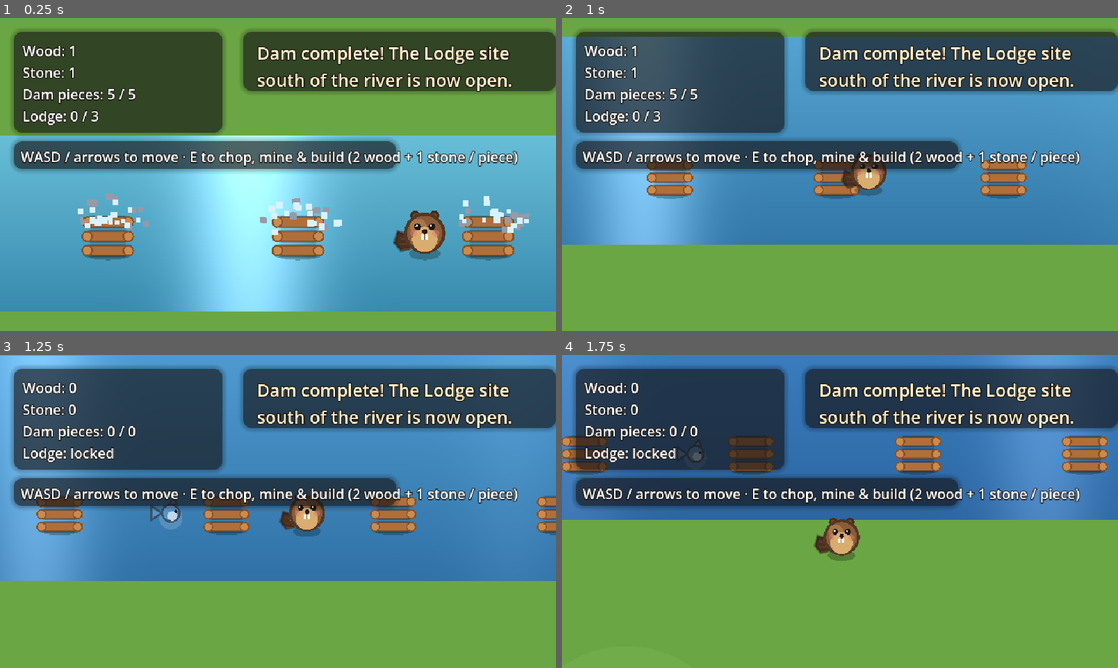
Above: before the commit, frames 1-4 (two rows, left to right).
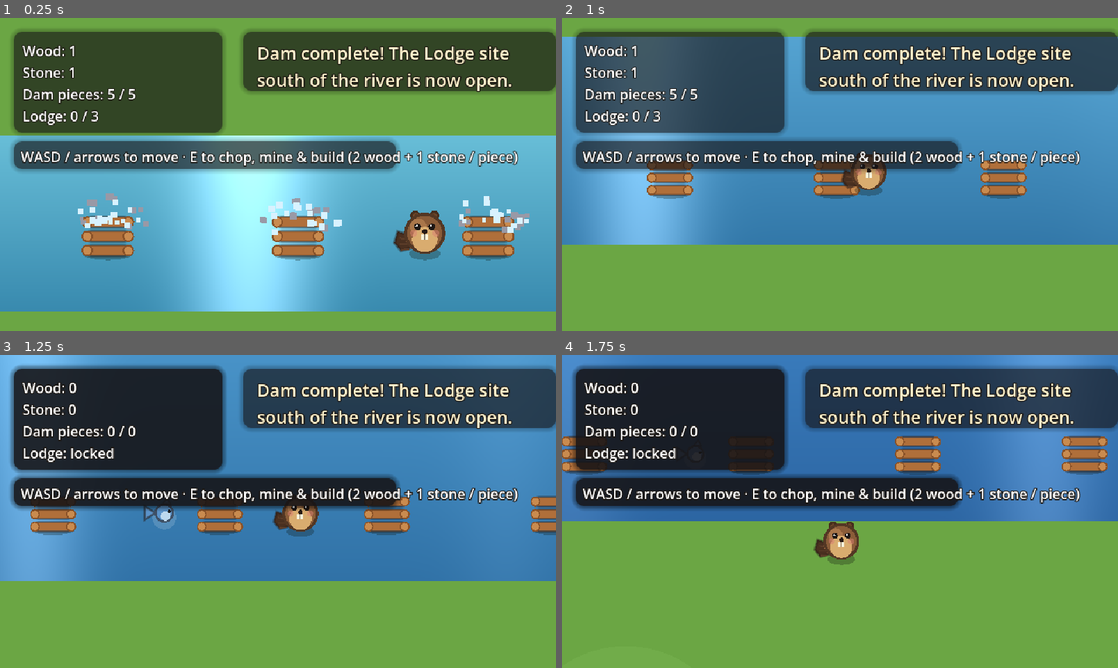
Above: after the commit, the same moments.

Repository: CrowderSoup/dam-it
Game: Godot game, scene res://tests/smoke_test.tscn
Same seed, same stepped clock (60 frames per second), same inputs: the game is played once before the commit and once after it. This scene is started directly instead of the project's main scene.
Inputs:
- Up to frame 1 (0.25 s): no input
- Up to frame 2 (1 s): tap Enter at 0.5 s; hold D (move_right) from 0.53 s (still down); hold E (interact) from 0.53 s (still down); tap Space at 0.77 s
- Up to frame 3 (1.25 s): keep holding D (move_right); keep holding E (interact)
- Up to frame 4 (1.75 s): release D (move_right) at 1.28 s; release E (interact) at 1.28 s; hold S (move_down) from 1.28 s (still down); tap E (interact) at 1.35 s; tap Space at 1.52 s

Frames 1-2 are identical in both runs. In frame 3, 20% of the frame differs, in the area x 0-100%, y 0-58%; in frame 4, 18%.

Commit message:
Add save/load: progress survives closing the game
- New SaveManager autoload persists to user://savegame.json: periodically
  (every 15s), when the dam is completed, and when the window closes
  gracefully. Main owns the actual save shape via get_save_data()/
  apply_save_data() - SaveManager only knows how to read/write the file
  and find the current scene.
- Restores wood, stone, lodge stage, which dam slots are built (and the
  resulting river/lodge-unlock state), and player position.
- R now deletes the save before resetting, so starting over is real.

Fixed a real reentrancy bug found via a live process-restart test: Main's
own load path emitted lodge_stage_changed partway through restoring state
(before dam slots were re-applied), and SaveManager listened to that same
signal to autosave - so loading a save with dam progress would
immediately overwrite it with a half-restored, mostly-default state.
Fixed by having GameState's load path stay silent until Main finishes
restoring everything, then firing every signal once via a new
announce_loaded_state(); SaveManager's immediate-save hook is now only
on dam_completed, which - unlike lodge_stage_changed or the wood/stone
signals - never fires from reset() or a load, only from real gameplay
progress.

Verified headless (import + tests/smoke_test.gd extended to cover the
save/write/reset/load round trip) and via an actual process restart:
saved mid-progress, killed the process, relaunched, confirmed the exact
state (3/5 dam pieces) was intact rather than clobbered.

Co-Authored-By: Claude Sonnet 5 <noreply@anthropic.com>
Claude-Session: https://claude.ai/code/session_019gEuy3hZMpkfR1EVvbAP8s

Diff:
--- a/project.godot
+++ b/project.godot
@@ -22,6 +22,7 @@
 InputSetup="*res://scripts/autoload/input_setup.gd"
 Sfx="*res://scripts/autoload/sfx.gd"
 Fx="*res://scripts/autoload/fx.gd"
+SaveManager="*res://scripts/autoload/save_manager.gd"
 
 [display]
 
--- a/scenes/main/main.gd
+++ b/scenes/main/main.gd
@@ -1,17 +1,23 @@
 extends Node2D
-## Wires up the "pond rises behind the finished dam" celebration and lets
-## the player restart the level at any time.
+## Wires up the "pond rises behind the finished dam" celebration, lets the
+## player restart the level at any time, and owns save/load for the level
+## (SaveManager only knows how to read/write the file - it asks us for the
+## data and hands us back whatever it finds on disk).
 
 @onready var river: ColorRect = $River
 @onready var river_water: Area2D = $RiverWater
 @onready var dam_slots: Node2D = $DamSlots
+@onready var lodge: Area2D = $Lodge
+@onready var player: CharacterBody2D = $Player
 @onready var camera: Camera2D = $Player/Camera2D
 
 func _ready() -> void:
 	GameState.dam_completed.connect(_on_dam_completed)
+	SaveManager.load_into(self)
 
 func _unhandled_input(event: InputEvent) -> void:
 	if event.is_action_pressed("restart"):
+		SaveManager.delete_save()
 		GameState.reset()
 		get_tree().reload_current_scene()
 
@@ -30,3 +36,48 @@
 	var zoom_tween := create_tween()
 	zoom_tween.tween_property(camera, "zoom", base_zoom * 1.15, 0.25)
 	zoom_tween.tween_property(camera, "zoom", base_zoom, 0.4)
+
+func get_save_data() -> Dictionary:
+	var dam_slots_built := {}
+	for slot in dam_slots.get_children():
+		dam_slots_built[slot.name] = slot.built
+	return {
+		"wood": GameState.wood,
+		"stone": GameState.stone,
+		"lodge_stage": GameState.lodge_stage,
+		"dam_slots_built": dam_slots_built,
+		"player_x": player.global_position.x,
+		"player_y": player.global_position.y,
+	}
+
+func apply_save_data(data: Dictionary) -> void:
+	GameState.load_from_save(data)
+
+	var built_count := 0
+	var slots_built: Dictionary = data.get("dam_slots_built", {})
+	for slot in dam_slots.get_children():
+		if slots_built.get(slot.name, false):
+			slot.set_built_silently(true)
+			built_count += 1
+	GameState.restore_dam_progress(built_count)
+
+	if built_count > 0 and built_count >= GameState.dam_pieces_total:
+		_apply_completed_dam_visuals()
+		lodge.restore_unlocked()
+
+	if data.has("player_x") and data.has("player_y"):
+		player.global_position = Vector2(data["player_x"], data["player_y"])
+
+	# Only now that dam slots, the lodge, and the river are all fully
+	# restored is it safe to let anything (HUD, critters, SaveManager's
+	# autosave-on-signal) react to the change - see GameState.load_from_save().
+	GameState.announce_loaded_state()
+
+## Same end state as the _on_dam_completed() tween, applied instantly since
+## this is restoring a save rather than reacting to it happening live.
+func _apply_completed_dam_visuals() -> void:
+	if is_instance_valid(river_water):
+		river_water.queue_free()
+	river.material.set_shader_parameter("shallow_color", Palette.WATER_POND)
+	river.material.set_shader_parameter("deep_color", Palette.WATER_POND_DEEP)
+	river.offset_top = 250.0
--- a/scenes/world/dam_slot.gd
+++ b/scenes/world/dam_slot.gd
@@ -33,10 +33,20 @@
 func build() -> void:
 	if built:
 		return
+	Sfx.play_build()
+	Fx.burst(global_position, Color(0.6, 0.6, 0.65), 12)
+	_place_piece()
+
+## Restores a built slot from a save file - same end state as build(), but
+## silent (no sound/particles) since nothing just happened live.
+func set_built_silently(value: bool) -> void:
+	if not value or built:
+		return
+	_place_piece()
+
+func _place_piece() -> void:
 	built = true
 	set_highlighted(false)
 	queue_redraw()
-	Sfx.play_build()
-	Fx.burst(global_position, Color(0.6, 0.6, 0.65), 12)
 	var piece := preload("res://scenes/world/dam_piece.tscn").instantiate()
 	add_child(piece)
--- a/scenes/world/lodge.gd
+++ b/scenes/world/lodge.gd
@@ -14,6 +14,11 @@
 func _on_unlocked() -> void:
 	unlocked = true
 	queue_redraw()
+
+## Restores the unlocked state from a save file - same as _on_unlocked(),
+## exposed publicly since it isn't reacting to the signal in that case.
+func restore_unlocked() -> void:
+	_on_unlocked()
 
 func _on_stage_changed(_stage: int) -> void:
 	queue_redraw()
--- a/scripts/autoload/game_state.gd
+++ b/scripts/autoload/game_state.gd
@@ -72,6 +72,32 @@
 	if lodge_stage >= LODGE_MAX_STAGE:
 		lodge_completed.emit()
 
+## Restores the plain scalar fields from a save file, silently (no signals
+## yet - Main hasn't finished restoring dam-slot/lodge scene state at this
+## point, and SaveManager autosaves on some of these signals, so emitting
+## early would save a still-half-restored scene over the real save data).
+## Call announce_loaded_state() once Main has finished restoring everything.
+func load_from_save(data: Dictionary) -> void:
+	wood = data.get("wood", 0)
+	stone = data.get("stone", 0)
+	lodge_stage = data.get("lodge_stage", 0)
+
+## Dam-slot state is scene-shaped, not GameState-shaped, so Main restores
+## that directly and reports back the resulting count here (silently, see
+## load_from_save()).
+func restore_dam_progress(built: int) -> void:
+	dam_pieces_built = built
+
+## Fires every progress signal once, reflecting whatever state is currently
+## set. Used after a full load (see load_from_save()) so every listener
+## (HUD, critters, SaveManager's autosave-on-signal) reacts to the final
+## restored state exactly once, instead of to each field as it's restored.
+func announce_loaded_state() -> void:
+	wood_changed.emit(wood)
+	stone_changed.emit(stone)
+	dam_progress_changed.emit(dam_pieces_built, dam_pieces_total)
+	lodge_stage_changed.emit(lodge_stage)
+
 ## Resets all progress (dam + Lodge) ahead of a scene reload;
 ## dam_pieces_total is rebuilt as the reloaded DamSlot instances
 ## re-register themselves.
--- /dev/null
+++ b/scripts/autoload/save_manager.gd
@@ -0,0 +1,59 @@
+extends Node
+## Persists progress to disk (user://savegame.json) so "Grow Your Pond" is
+## actually persistent across sessions, not just within one running game.
+## Autoloaded as "SaveManager".
+##
+## Saves periodically, when the dam is completed, and when the window is
+## closed gracefully. The scene that owns the save data (Main) exposes
+## get_save_data()/apply_save_data() - SaveManager itself only knows how to
+## read/write the file and find the current scene.
+##
+## dam_completed is the only GameState signal wired to an immediate save:
+## it is only ever emitted from real gameplay progression
+## (spend_resources_on_dam_piece()), never from reset() or a save-file load,
+## so it can't accidentally save a half-restored or just-reset scene over
+## good data the way lodge_stage_changed or the wood/stone signals could
+## (those fire during both loading and reset()).
+
+const SAVE_PATH := "user://savegame.json"
+const AUTOSAVE_INTERVAL := 15.0
+
+func _ready() -> void:
+	var timer := Timer.new()
+	timer.wait_time = AUTOSAVE_INTERVAL
+	timer.autostart = true
+	timer.timeout.connect(save_game)
+	add_child(timer)
+
+	get_tree().root.close_requested.connect(save_game)
+	GameState.dam_completed.connect(func(): save_game())
+
+func has_save() -> bool:
+	return FileAccess.file_exists(SAVE_PATH)
+
+func delete_save() -> void:
+	if has_save():
+		DirAccess.remove_absolute(SAVE_PATH)
+
+func save_game() -> void:
+	var main := get_tree().current_scene
+	if main == null or not main.has_method("get_save_data"):
+		return
+	var data: Dictionary = main.get_save_data()
+	var file := FileAccess.open(SAVE_PATH, FileAccess.WRITE)
+	if file:
+		file.store_string(JSON.stringify(data))
+		file.close()
+
+## Applies a save file to `main` if one exists. No-op otherwise (fresh game).
+func load_into(main: Node) -> void:
+	if not has_save():
+		return
+	var file := FileAccess.open(SAVE_PATH, FileAccess.READ)
+	if file == null:
+		return
+	var text := file.get_as_text()
+	file.close()
+	var parsed: Variant = JSON.parse_string(text)
+	if parsed is Dictionary and main.has_method("apply_save_data"):
+		main.apply_save_data(parsed)
--- a/tests/smoke_test.gd
+++ b/tests/smoke_test.gd
@@ -9,6 +9,11 @@
 ## SCRIPT ERROR: Assertion failed on the first broken behavior.
 
 func _ready() -> void:
+	# A stray real save file (from manual/live testing on this machine, or a
+	# previous run of this test) would otherwise get loaded into `main`
+	# below and silently invalidate every assertion that follows.
+	SaveManager.delete_save()
+
 	var main_scene: PackedScene = load("res://scenes/main/main.tscn")
 	var main: Node = main_scene.instantiate()
 	add_child(main)
@@ -123,9 +128,48 @@
 		assert(has_joy, "%s has no joypad event" % action_name)
 	print("OK: all actions have physical, logical, and joypad bindings")
 
+	# --- Save / load ---
+	SaveManager.delete_save()
+	assert(not SaveManager.has_save())
+
+	var saved_data: Dictionary = main.get_save_data()
+	assert(saved_data["wood"] == GameState.wood)
+	assert(saved_data["lodge_stage"] == GameState.LODGE_MAX_STAGE)
+	assert(saved_data["dam_slots_built"]["DamSlot1"] == true)
+
+	# save_game() reads get_tree().current_scene, which Godot only allows to
+	# be a direct child of root - reparent there just for this call, the
+	# same shape the real game runs in.
+	main.reparent(get_tree().root)
+	get_tree().current_scene = main
+	SaveManager.save_game()
+	get_tree().current_scene = self
+	main.reparent(self)
+	assert(SaveManager.has_save(), "save_game() should have written a save file")
+	print("OK: save_game() writes a save file for the current scene's data")
+
+	GameState.reset()
+	assert(GameState.wood == 0 and GameState.lodge_stage == 0)
+
+	var main2: Node = load("res://scenes/main/main.tscn").instantiate()
+	add_child(main2)
+	# main2's own _ready() calls SaveManager.load_into(self), so by the time
+	# add_child() returns, it should already be restored.
+	assert(GameState.wood == saved_data["wood"], "loading should restore wood")
+	assert(GameState.lodge_stage == GameState.LODGE_MAX_STAGE, "loading should restore lodge stage")
+	var restored_slot1: Area2D = main2.get_node("DamSlots/DamSlot1")
+	assert(restored_slot1.built, "loading should restore built dam slots")
+	var restored_lodge: Area2D = main2.get_node("Lodge")
+	assert(restored_lodge.unlocked, "loading should unlock the lodge if the dam was complete")
+	print("OK: a fresh scene instance auto-loads saved progress on _ready()")
+
+	SaveManager.delete_save()
+	assert(not SaveManager.has_save())
+	print("OK: delete_save() removes the save file")
+
 	GameState.reset()
 	assert(GameState.wood == 0 and GameState.stone == 0)
-	assert(GameState.dam_pieces_built == 0 and GameState.dam_pieces_total == 0)
+	assert(GameState.dam_pieces_built == 0)
 	assert(GameState.lodge_stage == 0)
 	print("OK: GameState.reset() zeroes progress including lodge_stage")
 
Not shown, added: scripts/autoload/save_manager.gd.uid
Not shown, changed: README.md
